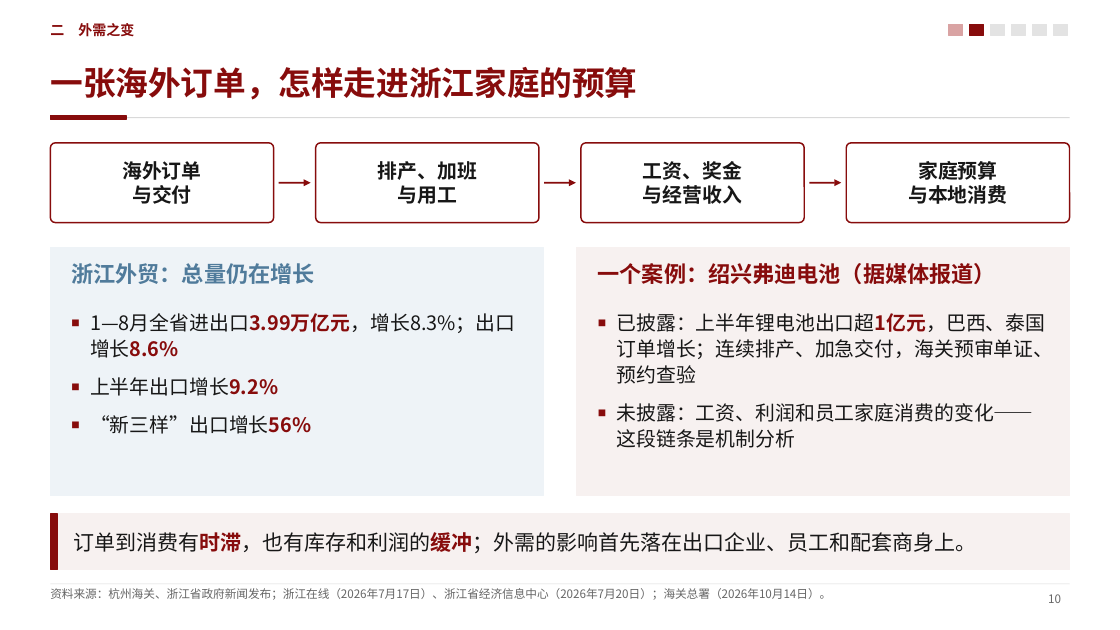
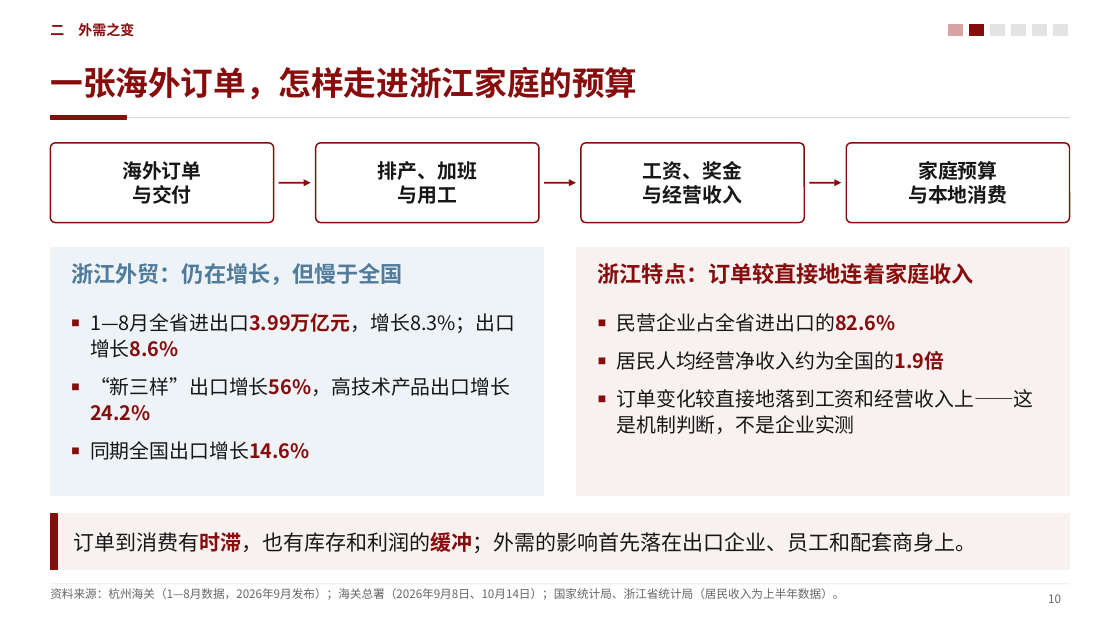
Before and after one commit to zerongwong/zerongwong.github.io, a slide deck: slide 10 of talks/2026-10-consumption-regulation/消费提振视角下的中国宏观经济形势分析_第三稿.pptx. Drawn at 1120x630 pixels with LibreOffice and Linux fonts; fonts in the diff are those of the drawing. Boxes give left, top, right and bottom in pixels: in the first picture for what was removed or moved away, otherwise in the second. Text is boxed around its words. In the diff, an @@ line names an element or a change of style, - is before the commit and + after.

```diff
--- a/talks/2026-10-consumption-regulation/消费提振视角下的中国宏观经济形势分析_第三稿.pptx
+++ b/talks/2026-10-consumption-regulation/消费提振视角下的中国宏观经济形势分析_第三稿.pptx
@@ text at (71,263,403,285): text changed @@
-浙江外贸：总量仍在增长
+浙江外贸：仍在增长，但慢于全国
@@ text at (598,263,974,284): text changed @@
-一个案例：绍兴弗迪电池（据媒体报道）
+浙江特点：订单较直接地连着家庭收入
@@ text at (616,313,1033,434): text changed @@
-■ 已披露：上半年锂电池出口超1亿元，巴西、泰国订单增长；连续排产、加急交付，海关预审单证、预约查验
-■ 未披露：工资、利润和员工家庭消费的变化——这段链条是机制分析
+■ 民营企业占全省进出口的82.6%
+■ 居民人均经营净收入约为全国的1.9倍
+■ 订单变化较直接地落到工资和经营收入上——这是机制判断，不是企业实测
@@ text at (90,377,510,460): text changed @@
-■ 上半年出口增长9.2%
-■ “新三样”出口增长56%
+■ “新三样”出口增长56%，高技术产品出口增长24.2%
+■ 同期全国出口增长14.6%
@@ text at (50,588,844,600): text changed @@
-资料来源：杭州海关、浙江省政府新闻发布；浙江在线（2026年7月17日）、浙江省经济信息中心（2026年7月20日）；海关总署（2026年10月14日）。
+资料来源：杭州海关（1—8月数据，2026年9月发布）；海关总署（2026年9月8日、10月14日）；国家统计局、浙江省统计局（居民收入为上半年数据）。
```
Also in this commit, not shown: 5 other slides changed, 7 other files.
